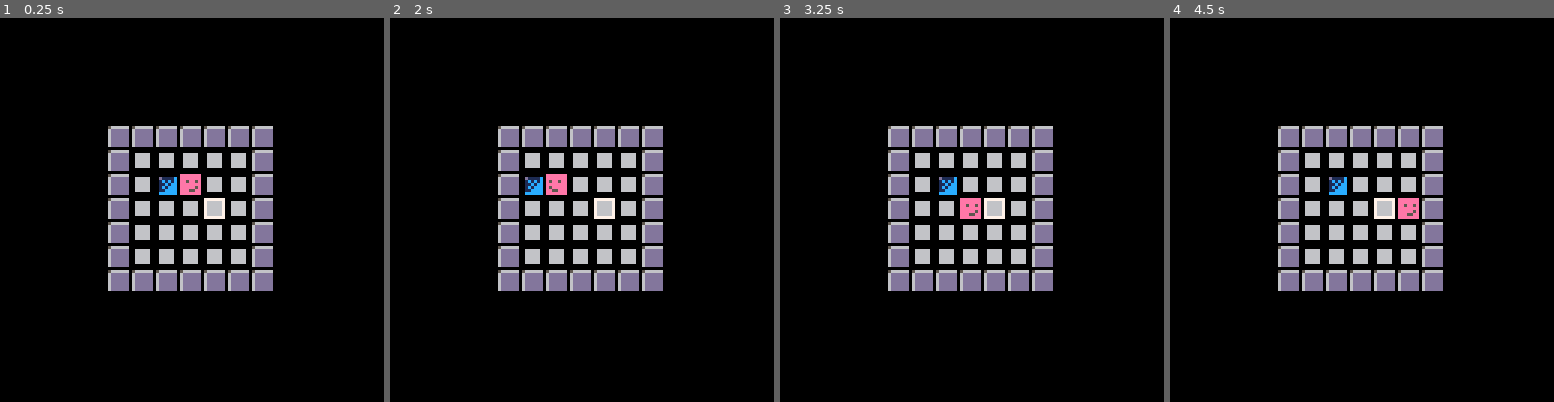
Above: before the commit, frames 1-4 (left to right).
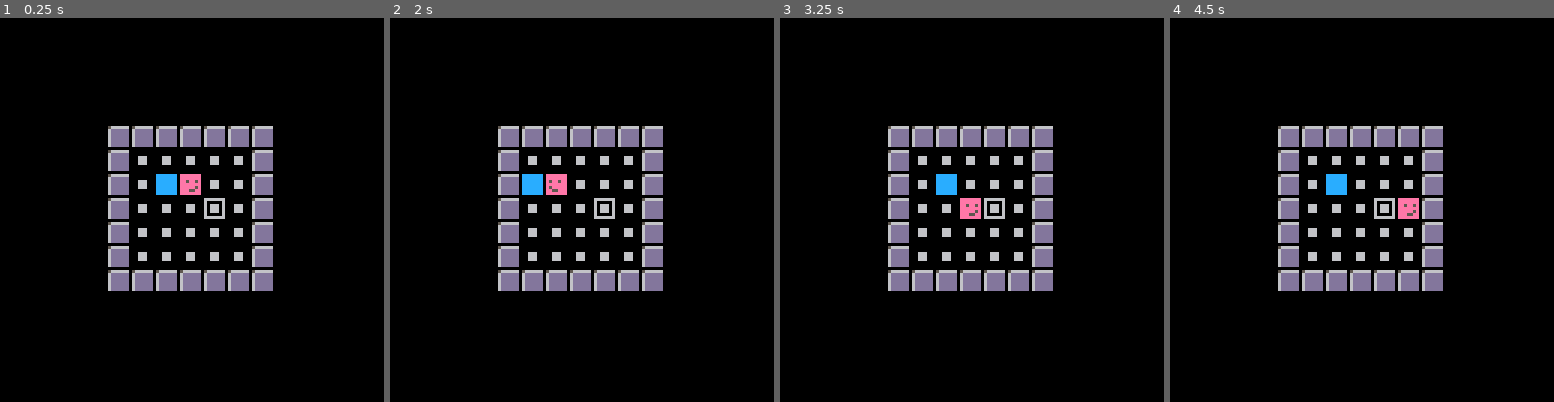
Above: after the commit, the same moments.

Repository: ymendel/parabox
Game: PICO-8 cartridge parabox.p8
Two runs of this game, one before a commit and one after it. Both use one fixed random seed, a clock stepped at 60 frames per second and the inputs below.
Inputs:
- Up to frame 1 (0.25 s): no input
- Up to frame 2 (2 s): tap O (Z key) at 0.33, 0.7, 1.43 s; tap X (X key) at 1.07 s; hold Left from 1.97 s (still down)
- Up to frame 3 (3.25 s): tap X (X key) every 0.33 s from 2.07 to 3.07 s; tap O (Z key) at 2.22, 3.1 s; release Left at 2.37 s; hold Down 2.42-2.82 s; hold Right from 2.87 s (still down)
- Up to frame 4 (4.5 s): tap X (X key) every 0.33 s from 3.4 to 4.4 s; release Right at 3.53 s; hold Up 3.58-4.08 s; tap O (Z key) at 3.98 s; hold Right from 4.13 s (still down)

The runs differ from the first frame. In frame 1, 2.6% of the frame differs, in the area x 35-65%, y 35-65%; in frame 2, 2.6%; in frame 3, 2.6%; in frame 4, 2.6%.

Commit message:
some graphics tweaks
Boxes are just plain rectangles for now - made rectdim util function
take a parameter to decided whether or not to fill

And make the background sprite a smaller rectangle, so you can see the
separation between it and a target rectangle if that target is the same
color. And then the target gets highlighted if it has a box.

Diff:
--- a/game.lua
+++ b/game.lua
@@ -71,7 +71,8 @@
   for box in all(boxes) do
     local coords=pos_to_screen_coords(box.pos)
     -- pal(box.pal)
-    spr(box.spr,coords[1],coords[2])
+    -- spr(box.spr,coords[1],coords[2])
+    rectdim(coords[1],coords[2],7,7,12,true)
   end
   -- pal()
 end
@@ -79,13 +80,17 @@
 function tgts_draw()
   for tgt in all(tgts) do
     local coords=pos_to_screen_coords(tgt.pos)
-    rectdim(coords[1],coords[2],7,7,7)
+    local c=tgt.box and 7 or 6
+    rectdim(coords[1],coords[2],7,7,c)
   end
 end
 
 function handle_box_push()
   foreach(boxes,record_pos)
   push_boxes(pl,pl.dx,pl.dy)
+  for tgt in all(tgts) do
+    tgt.box=tgt_has_box(tgt)
+  end
 end
 
 function push_boxes(pusher,dx,dy)
@@ -195,7 +200,7 @@
 
 function check_tgts()
   for tgt in all(tgts) do
-    if (not tgt_has_box(tgt)) then
+    if (not tgt.box) then
       return false
     end
   end
--- a/parabox.p8
+++ b/parabox.p8
@@ -20,11 +20,11 @@
 00000000eeeeeee00cccccc00eeeeee00bbbbbb00000000000000000000000000000000000000000000000000000000000000000000000000000000000000000
 00000000000000000000000000000000000000000000000000000000000000000000000000000000000000000000000000000000000000000000000000000000
 56666660000000000000000000000000000000000000000000000000000000000000000000000000000000000000000000000000000000000000000000000000
-6dddddd0066666000000000000000000000000000000000000000000000000000000000000000000000000000000000000000000000000000000000000000000
-6dddddd0066666000000000000000000000000000000000000000000000000000000000000000000000000000000000000000000000000000000000000000000
-6dddddd0066666000000000000000000000000000000000000000000000000000000000000000000000000000000000000000000000000000000000000000000
-6dddddd0066666000000000000000000000000000000000000000000000000000000000000000000000000000000000000000000000000000000000000000000
-6dddddd0066666000000000000000000000000000000000000000000000000000000000000000000000000000000000000000000000000000000000000000000
+6dddddd0000000000000000000000000000000000000000000000000000000000000000000000000000000000000000000000000000000000000000000000000
+6dddddd0006660000000000000000000000000000000000000000000000000000000000000000000000000000000000000000000000000000000000000000000
+6dddddd0006660000000000000000000000000000000000000000000000000000000000000000000000000000000000000000000000000000000000000000000
+6dddddd0006660000000000000000000000000000000000000000000000000000000000000000000000000000000000000000000000000000000000000000000
+6dddddd0000000000000000000000000000000000000000000000000000000000000000000000000000000000000000000000000000000000000000000000000
 6dddddd0000000000000000000000000000000000000000000000000000000000000000000000000000000000000000000000000000000000000000000000000
 __gff__
 0000060606000000000000000000000002000000000000000000000000000000000000000000000000000000000000000000000000000000000000000000000000000000000000000000000000000000000000000000000000000000000000000000000000000000000000000000000000000000000000000000000000000000
--- a/util.lua
+++ b/util.lua
@@ -17,8 +17,9 @@
   return map_to_screen_coords(pos.x,pos.y)
 end
 
-function rectdim(x,y,w,h,col)
-  rect(x,y,x+w-1,y+h-1,col)
+function rectdim(x,y,w,h,col,fill)
+  local rectfn=fill and rectfill or rect
+  rectfn(x,y,x+w-1,y+h-1,col)
 end
 
 function pos_tile(pos)
